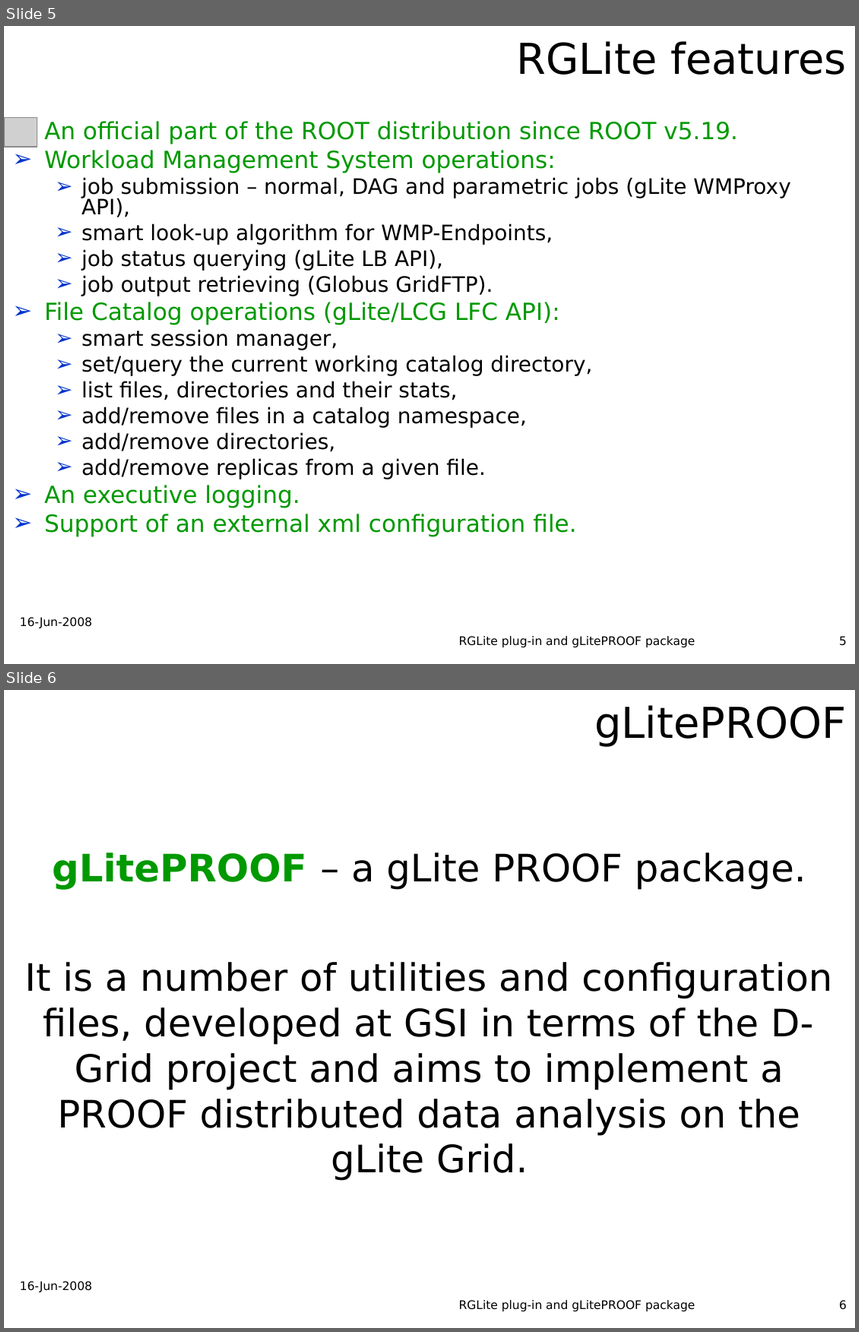
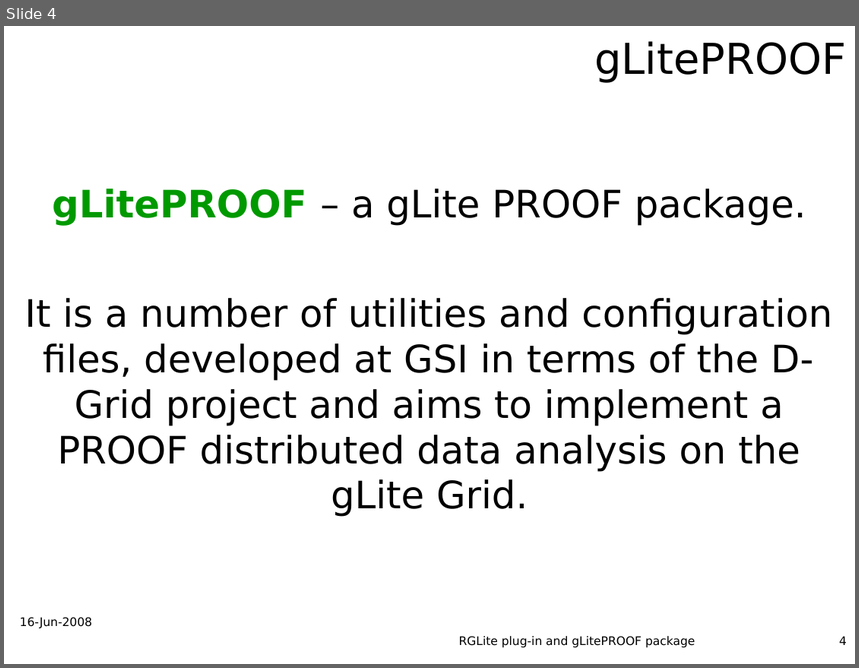
Before and after one commit to AnarManafov/PoDDocumentation, a slide deck: CHEP/CHEP2009/CHEP2009-PoD-AnarManafov.ppt. Shown one above the other, each under a label of ours: slides 5 and 6 before the commit, slide 4 after it. The pictures are 859x1332 and 859x668 pixels, drawn with LibreOffice and Linux fonts; fonts in the diff are those of the drawing; grey boxes stand for pictures; background and template pictures are left out. Boxes give left, top, right and bottom in pixels: in the first picture for what was removed or moved away, otherwise in the second. Text is boxed around its words. In the diff, an @@ line names an element or a change of style, - is before the commit and + after.

```diff
--- a/CHEP/CHEP2009/CHEP2009-PoD-AnarManafov.ppt
+++ b/CHEP/CHEP2009/CHEP2009-PoD-AnarManafov.ppt
@@ slide 5 removed at (4, 26, 855, 664), background picture (left out) @@
@@ title removed at (516, 41, 846, 75) @@
-RGLite features
@@ picture removed at (4, 117, 37, 147) @@
@@ text removed at (44, 121, 791, 537) @@
-➢ An official part of the ROOT distribution since ROOT v5.19.
-➢ Workload Management System operations:
-  ➢ job submission – normal, DAG and parametric jobs (gLite WMProxy API),
-  ➢ smart look-up algorithm for WMP-Endpoints,
-  ➢ job status querying (gLite LB API),
-  ➢ job output retrieving (Globus GridFTP).
-➢ File Catalog operations (gLite/LCG LFC API):
-  ➢ smart session manager,
-  ➢ set/query the current working catalog directory,
-  ➢ list files, directories and their stats,
-  ➢ add/remove files in a catalog namespace,
-  ➢ add/remove directories,
-  ➢ add/remove replicas from a given file.
-➢ An executive logging.
-➢ Support of an external xml configuration file.
@@ text removed at (20, 617, 92, 629) @@
-16-Jun-2008
@@ text removed at (459, 636, 695, 648) @@
-RGLite plug-in and gLitePROOF package
@@ page number removed at (839, 636, 847, 646) @@
-5
@@ what was slide 6 is now slide 4 @@
@@ page number at (839, 636, 847, 645): text changed @@
-6
+4
```
Also in this commit, not shown: 2 slides changed, 2 other slides removed.
